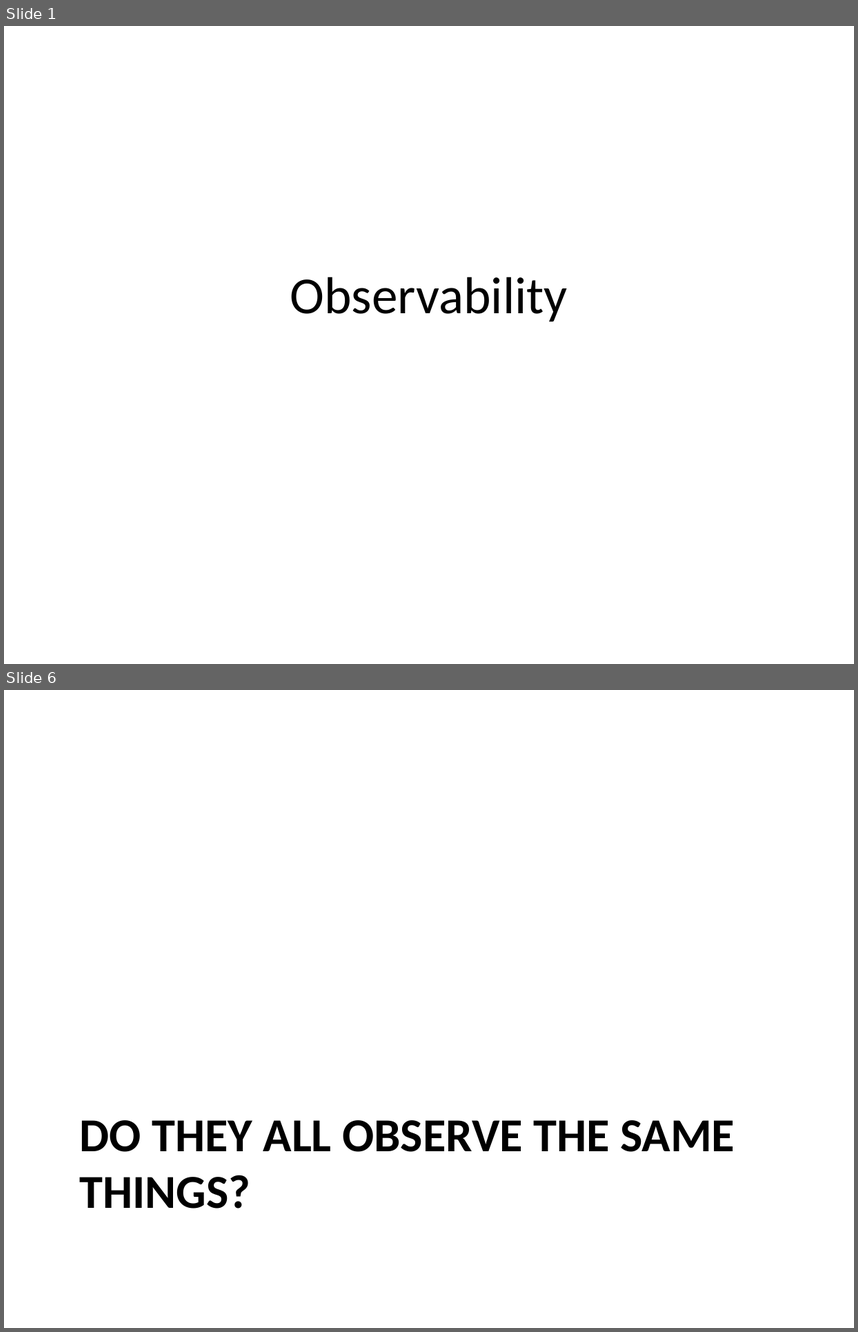
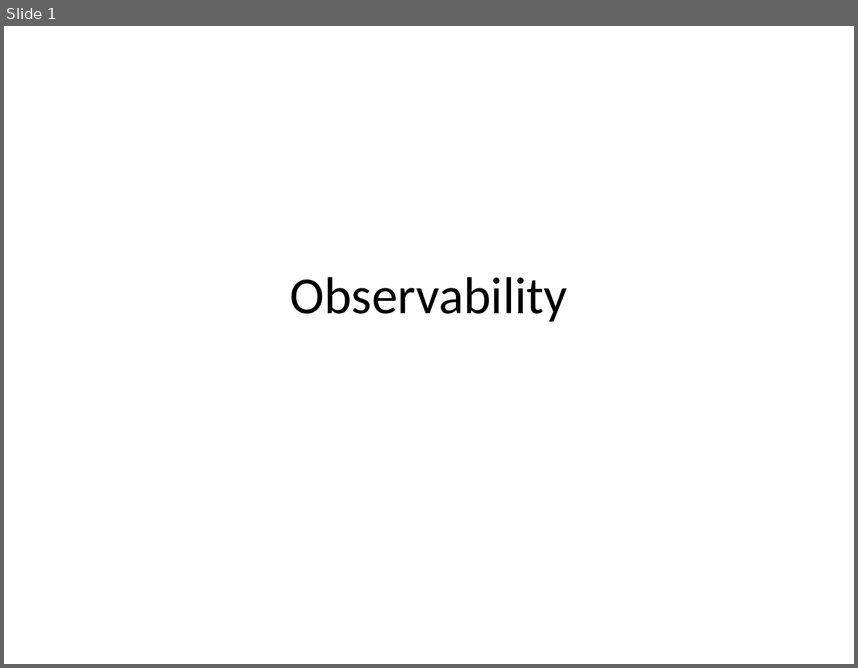
Before and after one commit to rhildred/INFO8985, a slide deck: observability/slides.pptx. Shown one above the other, each under a label of ours: slides 1 and 6 before the commit, slide 1 after it; the slides between them are not shown. The pictures are 858x1332 and 858x668 pixels, drawn with LibreOffice and Linux fonts; fonts in the diff are those of the drawing. Boxes give left, top, right and bottom in pixels: in the first picture for what was removed or moved away, otherwise in the second. Text is boxed around its words. In the diff, an @@ line names an element or a change of style, - is before the commit and + after.

```diff
--- a/observability/slides.pptx
+++ b/observability/slides.pptx
@@ slide 6 removed at (4,690,854,1328), background #FFFFFF @@
@@ title removed at (80,1120,735,1208) @@
-DO THEY ALL OBSERVE THE SAME THINGS?
```
Also in this commit, not shown: 4 slides changed, 1 slide added, 1 other slide removed, 15 other files.
